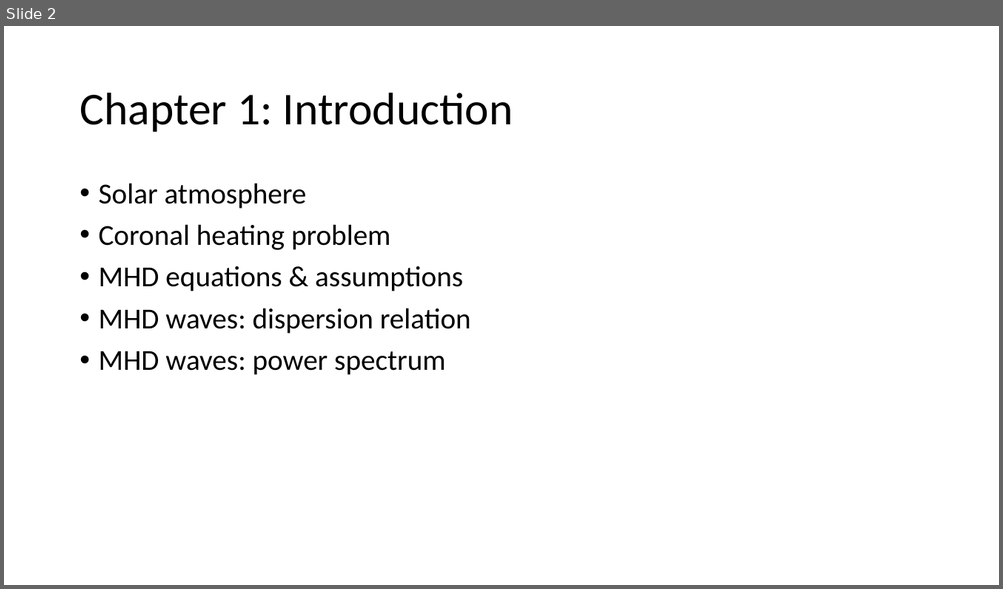
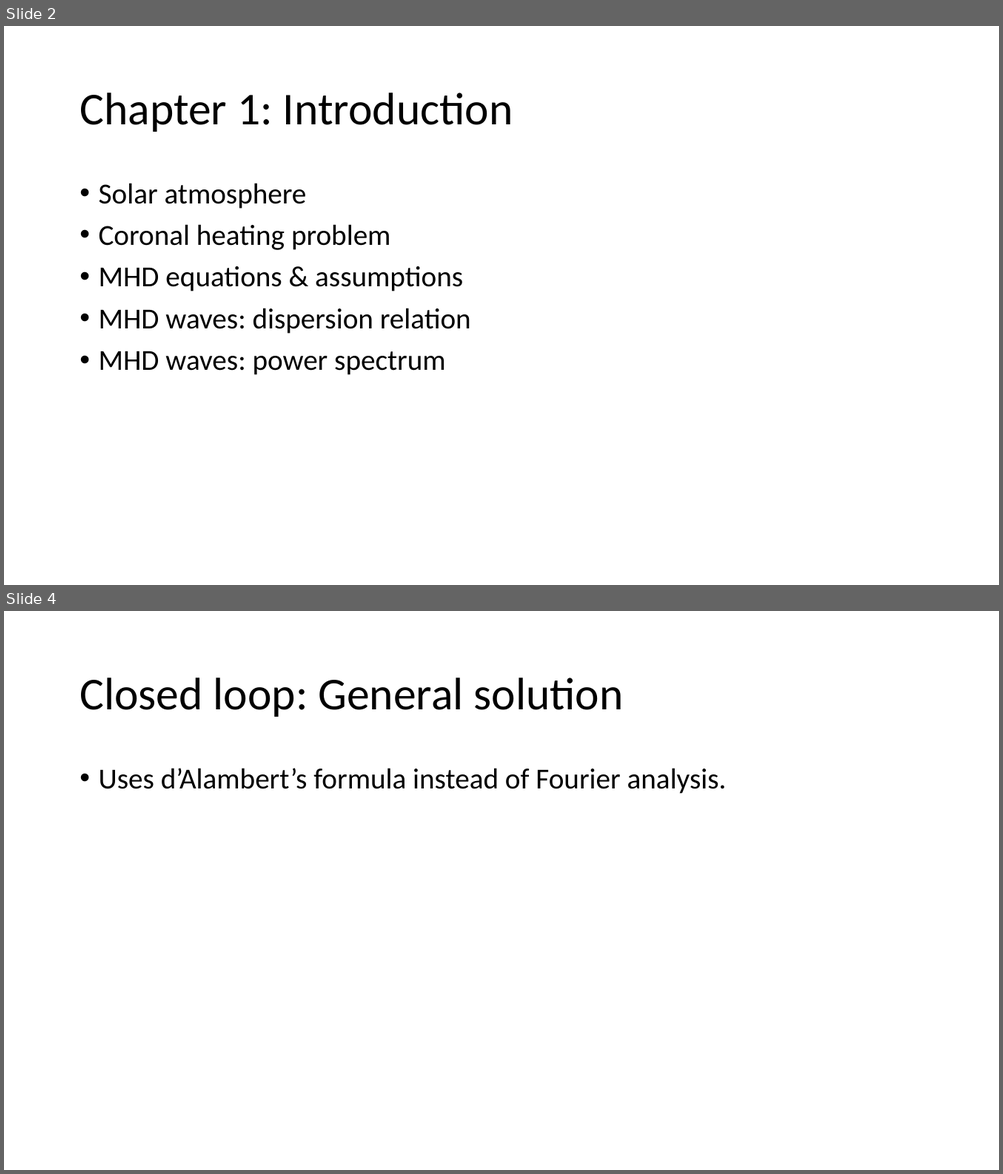
Before and after one commit to aleksyprok/apkp_thesis, a slide deck: Presentation/thesis_overview.pptx. Shown one above the other, each under a label of ours: slide 2 before the commit, slides 2 and 4 after it; the slides between them are not shown. The pictures are 1003x589 and 1003x1174 pixels, drawn with LibreOffice and Linux fonts; fonts in the diff are those of the drawing. Boxes give left, top, right and bottom in pixels: in the first picture for what was removed or moved away, otherwise in the second. Text is boxed around its words. In the diff, an @@ line names an element or a change of style, - is before the commit and + after.

```diff
--- a/Presentation/thesis_overview.pptx
+++ b/Presentation/thesis_overview.pptx
@@ slide 4 added at (4, 611, 999, 1170), background #FFFFFF @@
@@ title added at (79, 678, 623, 717), 44 pt, text #000000 @@
+Closed loop: General solution
@@ text added at (99, 768, 726, 794), 28 pt, text #000000 @@
+• Uses d’Alambert’s formula instead of Fourier analysis.
```
Also in this commit, not shown: 1 slide changed, 4 other slides added.
